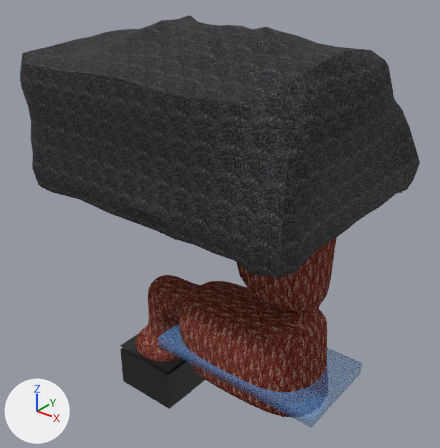
One commit to the Blender file Assets/World/C11L1/raw/C11L1.blend: the scene before it, then after it.
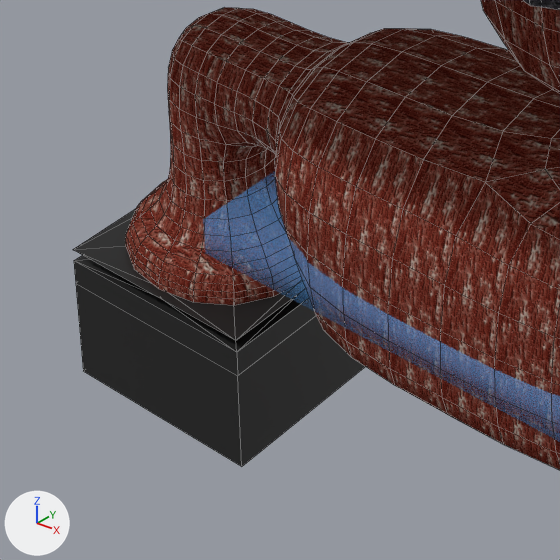
Old and new are each drawn whole from a camera (50 mm lens) standing at (104.6, -88.1, 45.5) and looking at (31.8, 2.8, -10.9) and again close up on the part from 22% to 60% of the width and 61% to 97% of the height. The axes (+X, +Y, +Z) are drawn at lower left. The lights are the same throughout. The close-ups show mesh edges as thin lines.

The scene before the commit, as lines of its bpy script (objects in view):
```python
me_plane_001 = bpy.data.meshes.new('Plane.001')
me_plane_001.from_pydata(...)  # 62 vertices, 58 faces; spans x 9.0..63.9, y -10.9..10.9, z -45.9..-1.0
me_plane_001.polygons.foreach_set('use_smooth', [True] * 58)
me_plane_001.materials.append(mat_tri_flesh)
me_plane_005 = bpy.data.meshes.new('Plane.005')
me_plane_005.from_pydata(...)  # 88 vertices, 81 faces; spans x 9.0..25.0, y -8.0..28.0, z -57.0..-45.9
me_plane_005.polygons.foreach_set('use_smooth', [True] * 81)
# faces by material slot: [67, 14]
me_plane_005.materials.append(mat_uv_concrete)
me_plane_005.materials.append(mat_uv_slate)
ob_section2 = bpy.data.objects.new('Section2', me_plane_001)
ob_section2.location = (0.0, 0.0, -1.0)
_m = ob_section2.modifiers.new('Subdivision', 'SUBSURF')
ob_section3 = bpy.data.objects.new('Section3', me_plane_005)
ob_section3.location = (0.0, 0.0, -1.0)
```
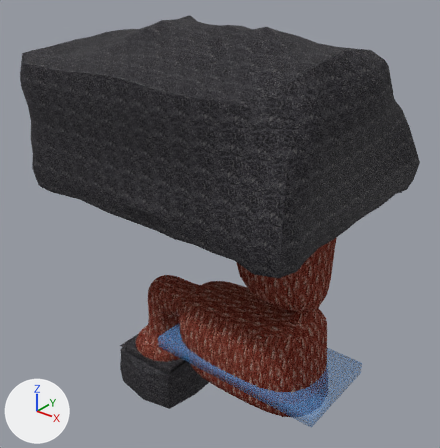
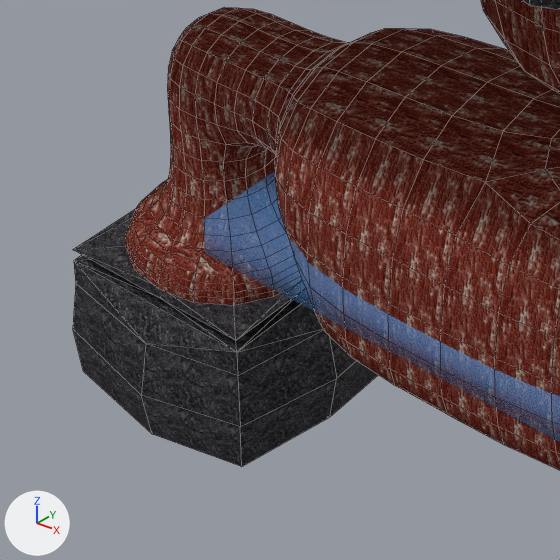
The change, as a diff of the scene's bpy script:
```diff
--- a/Assets/World/C11L1/raw/C11L1.blend.py
+++ b/Assets/World/C11L1/raw/C11L1.blend.py
@@ me_plane_005 @@
 # used by ob_section3; location = (0.0, 0.0, -1.0)
-me_plane_005.from_pydata(...)  # 88 vertices, 81 faces; spans x 9.0..25.0, y -8.0..28.0, z -57.0..-45.9
-me_plane_005.materials.append(mat_uv_slate)
+me_plane_005.from_pydata(...)  # 102 vertices, 106 faces; spans x 5.7..27.3, y -10.3..28.0, z -57.0..-45.9
+# me_plane_005 part 1
+# 7 faces are deleted
+# 14 vertices are added at x 5.7..27.3, y -10.3..5.9, z -57.0..-48.9
+# 32 new faces join them, mat_uv_basalt (picture img_tx_basalt_png_002)
+# me_plane_005 part 2: 32 faces spanning x 9.0..25.0, y -8.0..8.0, z -46.9..-45.9 switch from mat_uv_concrete to mat_uv_basalt (picture img_tx_basalt_png_002)
```

Where the change shows, as pixel boxes [x1, y1, x2, y2] in the close-ups (560 x 560 px):
'Section3', reshaped
    before: [73, 209, 366, 467]
    after: [73, 209, 378, 467]
part 1 of me_plane_005, built on
    before: [74, 261, 366, 467]
    after: [73, 255, 378, 467]
part 2 of me_plane_005, recoloured
    both: [74, 213, 299, 352]
